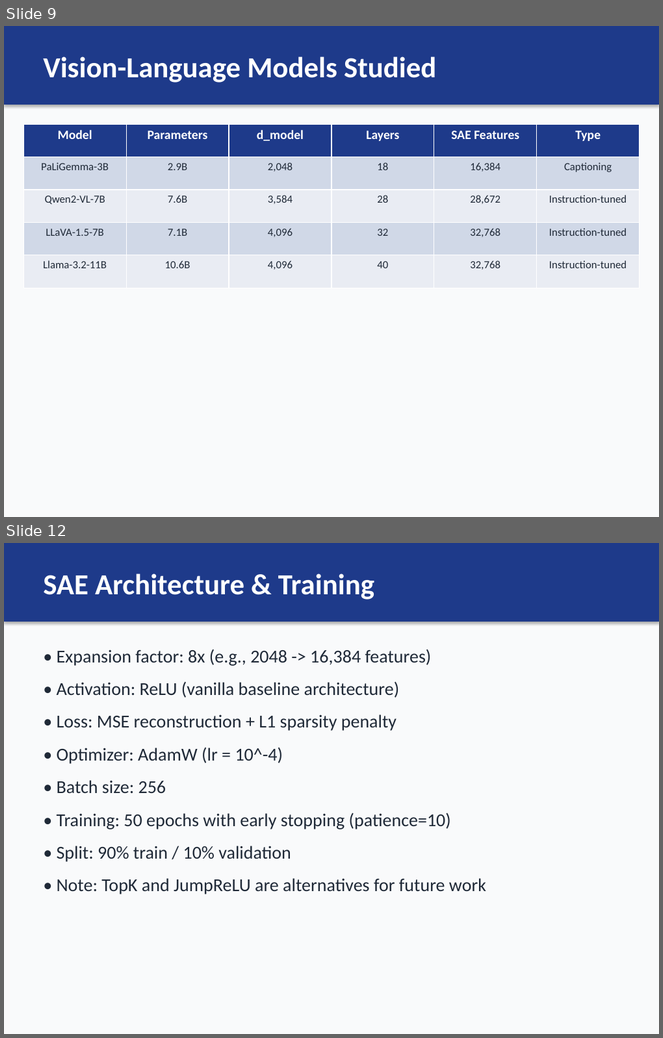
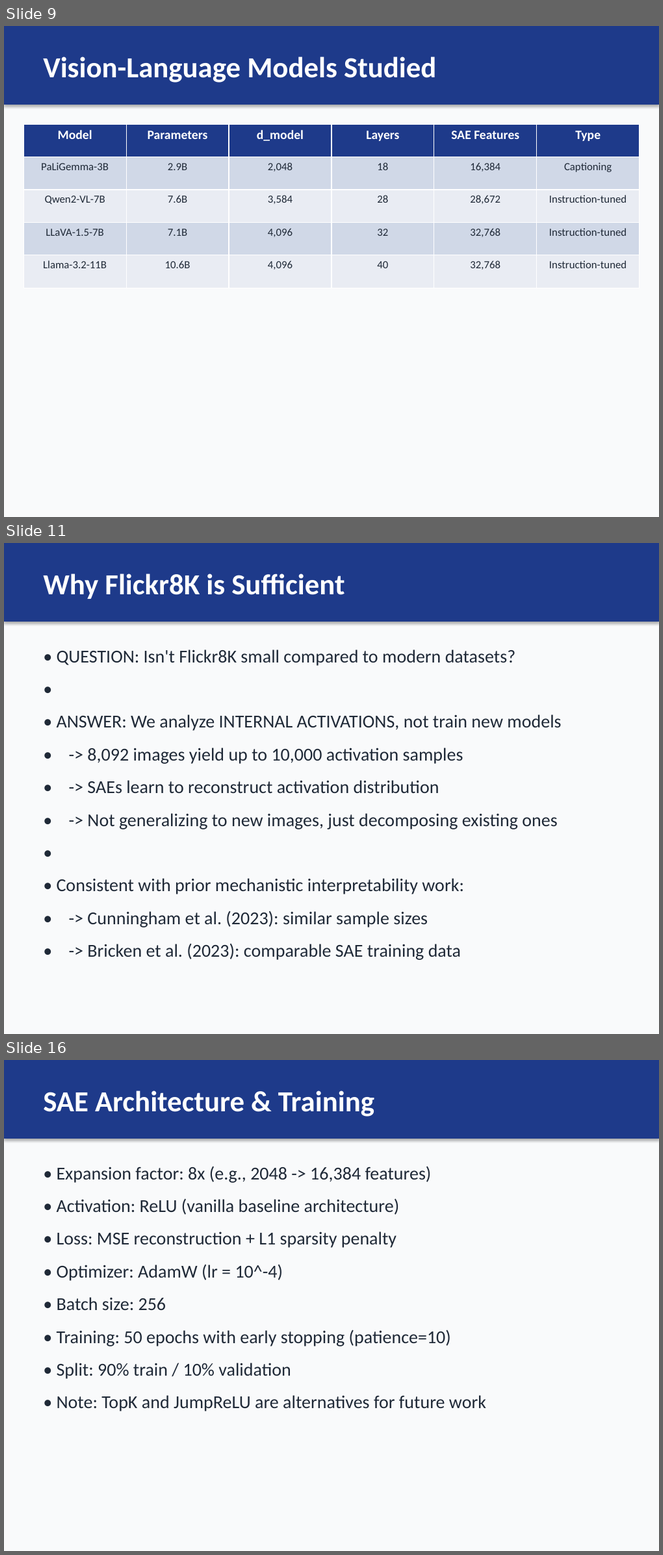
Before and after one commit to nour-mubarak/mechanistic_intrep, a slide deck: sae_captioning_project/presentation/SAE_Gender_Bias_VLM_Presentation.pptx. Shown one above the other, each under a label of ours: slides 9 and 12 before the commit, slides 9, 11 and 16 after it; the slides between them are not shown. The pictures are 663x1038 and 663x1555 pixels, drawn with LibreOffice and Linux fonts; fonts in the diff are those of the drawing. Boxes give left, top, right and bottom in pixels: in the first picture for what was removed or moved away, otherwise in the second. Text is boxed around its words. In the diff, an @@ line names an element or a change of style, - is before the commit and + after.

```diff
--- a/sae_captioning_project/presentation/SAE_Gender_Bias_VLM_Presentation.pptx
+++ b/sae_captioning_project/presentation/SAE_Gender_Bias_VLM_Presentation.pptx
@@ slide 11 added at (x1=4, y1=543, x2=659, y2=1034), background #F9FAFB @@
@@ rectangle added at (x1=4, y1=543, x2=659, y2=622), fill #1E3A8A @@
@@ text added at (x1=43, y1=574, x2=345, y2=599), 32 pt, text #FFFFFF, bold @@
+Why Flickr8K is Sufficient
@@ text added at (x1=57, y1=650, x2=561, y2=960), 20 pt, text #1F2937 @@
+• QUESTION: Isn't Flickr8K small compared to modern datasets?
+•
+• ANSWER: We analyze INTERNAL ACTIVATIONS, not train new models
+• -> 8,092 images yield up to 10,000 activation samples
+• -> SAEs learn to reconstruct activation distribution
+• -> Not generalizing to new images, just decomposing existing ones
+•
+• Consistent with prior mechanistic interpretability work:
+• -> Cunningham et al. (2023): similar sample sizes
+• -> Bricken et al. (2023): comparable SAE training data
@@ what was slide 12 is now slide 16 @@
```
Also in this commit, not shown: 3 slides changed, 5 other slides added, 14 other files.
